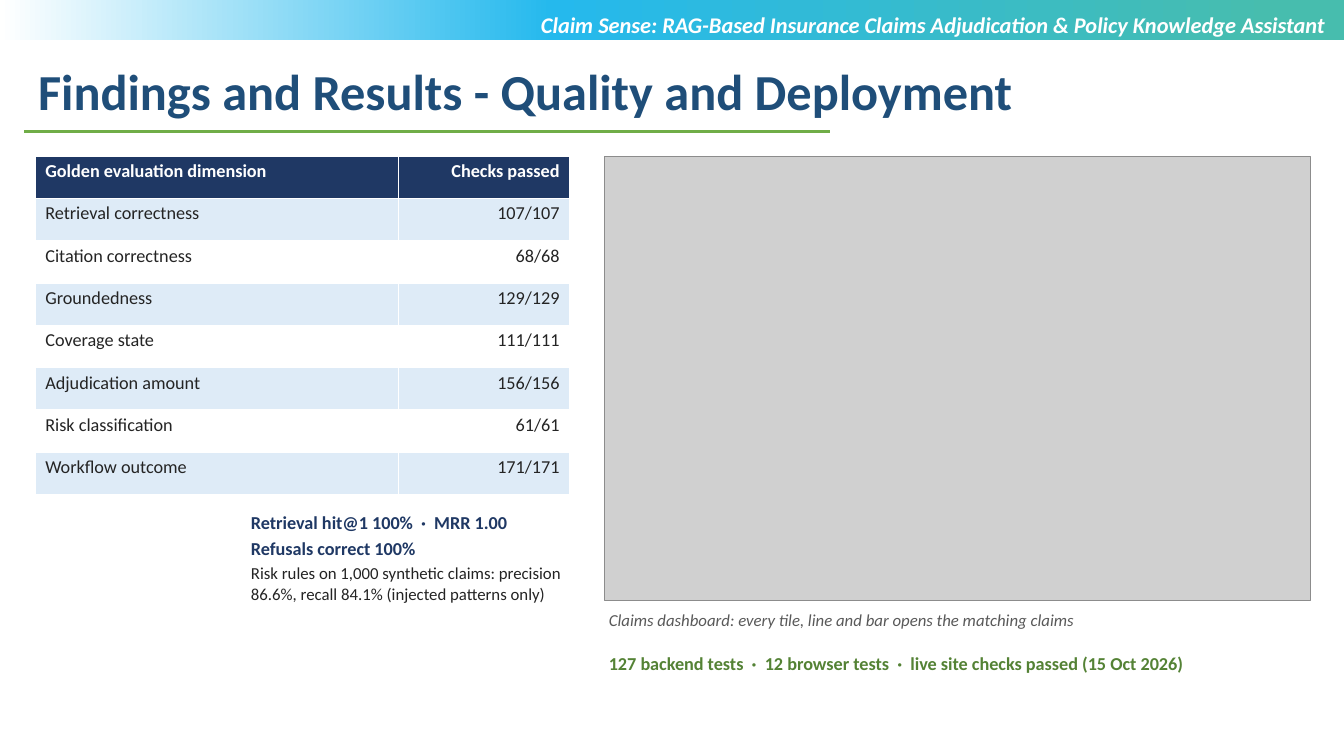
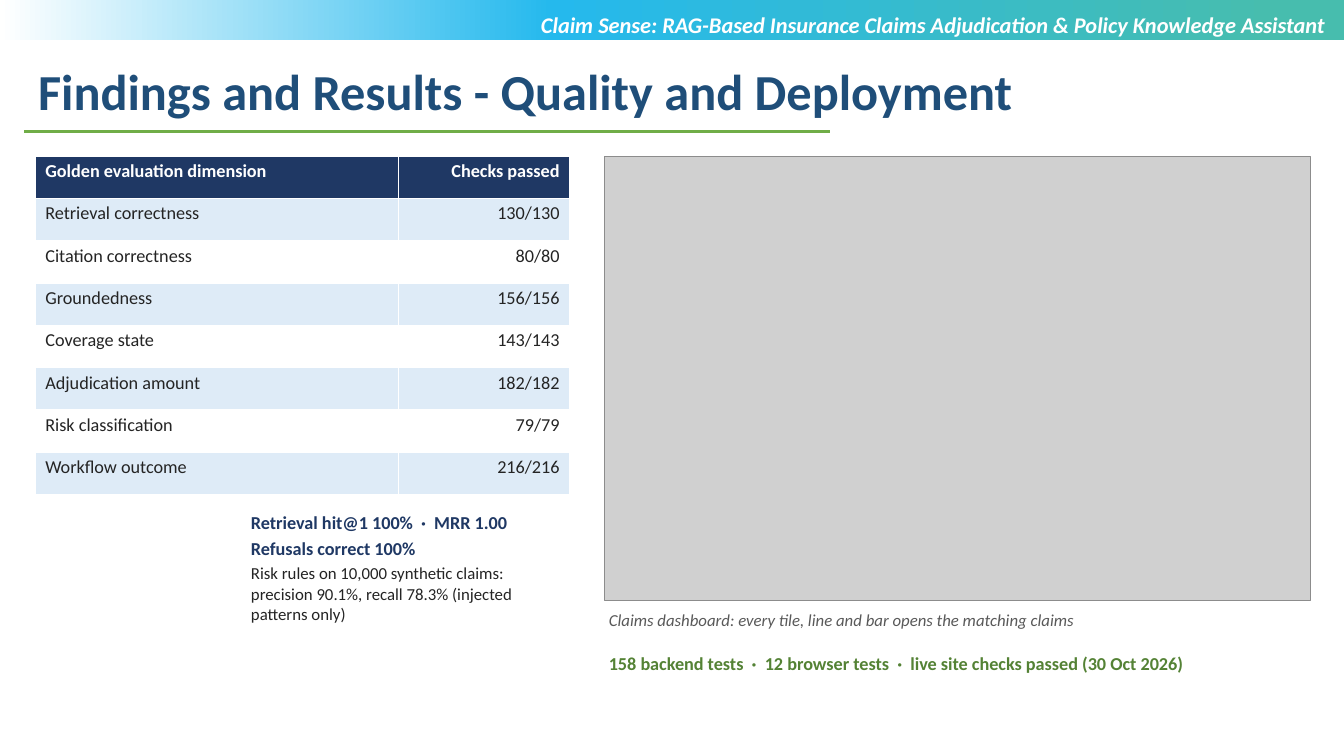
Before and after one commit to sricharansk/CLAIM-SENSE, a slide deck: slide 13 of docs/presentation/Claim_Sense_Review_III_SK_Sricharan.pptx. Drawn at 1344x756 pixels with LibreOffice and Linux fonts; fonts in the diff are those of the drawing; grey boxes stand for pictures; background and template pictures are left out. Boxes give left, top, right and bottom in pixels: in the first picture for what was removed or moved away, otherwise in the second. Text is boxed around its words. In the diff, an @@ line names an element or a change of style, - is before the commit and + after.

```diff
--- a/docs/presentation/Claim_Sense_Review_III_SK_Sricharan.pptx
+++ b/docs/presentation/Claim_Sense_Review_III_SK_Sricharan.pptx
@@ table at [35, 156, 570, 495] @@
-row 2, column 2: 107/107
+row 2, column 2: 130/130
-row 3, column 2: 68/68
+row 3, column 2: 80/80
-row 4, column 2: 129/129
+row 4, column 2: 156/156
-row 5, column 2: 111/111
+row 5, column 2: 143/143
-row 6, column 2: 156/156
+row 6, column 2: 182/182
-row 7, column 2: 61/61
+row 7, column 2: 79/79
-row 8, column 2: 171/171
+row 8, column 2: 216/216
@@ text at [251, 567, 512, 623]: text changed @@
-Risk rules on 1,000 synthetic claims: precision 86.6%, recall 84.1% (injected patterns only)
+Risk rules on 10,000 synthetic claims: precision 90.1%, recall 78.3% (injected patterns only)
@@ text at [609, 656, 1183, 673]: text changed @@
-127 backend tests · 12 browser tests · live site checks passed (15 Oct 2026)
+158 backend tests · 12 browser tests · live site checks passed (30 Oct 2026)
```
Also in this commit, not shown: 9 other slides changed, 39 other files.
